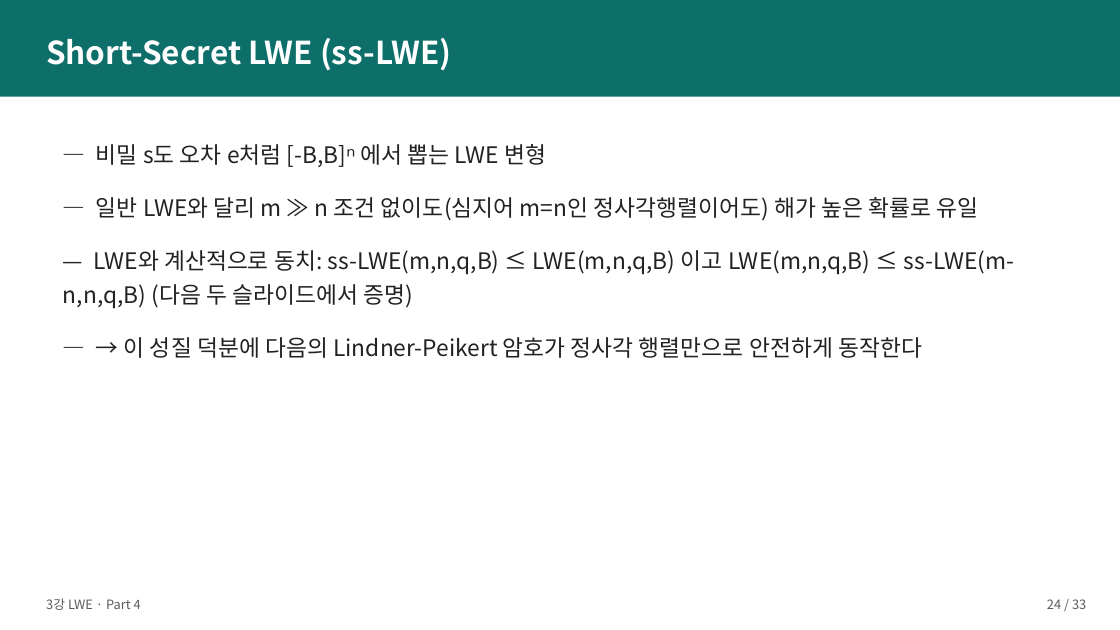
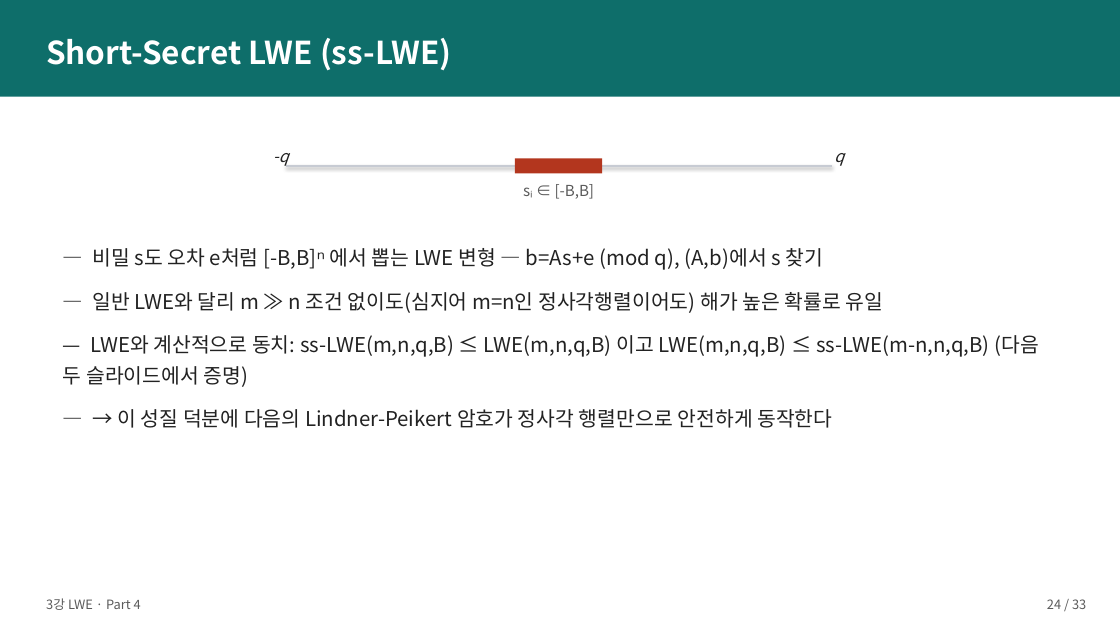
Before and after one commit to giyuubin/PQC, a slide deck: slide 24 of presentation/2강3강_발표자료_초안.pptx. Drawn at 1120x630 pixels with LibreOffice and Linux fonts; fonts in the diff are those of the drawing. Boxes give left, top, right and bottom in pixels: in the first picture for what was removed or moved away, otherwise in the second. Text is boxed around its words. In the diff, an @@ line names an element or a change of style, - is before the commit and + after.

```diff
--- a/presentation/2강3강_발표자료_초안.pptx
+++ b/presentation/2강3강_발표자료_초안.pptx
@@ text added at bbox=[273, 153, 289, 167], 14 pt, text #222222, italic @@
+-q
@@ line added from (286, 166) to (832, 166), #C7CBD3 1.5 pt @@
@@ rectangle added at bbox=[515, 159, 602, 174], fill #B3361E @@
@@ text added at bbox=[834, 153, 844, 166], 14 pt, text #222222, italic @@
+q
@@ text added at bbox=[555, 184, 595, 199], 13 pt, text #5A5A5A @@
+sᵢ ∈ [-B,B]
@@ text "— 비밀 s도 오차 e처럼 ...": place and size @@
-text "— 비밀 s도 오차 e처럼 ..." at bbox=[63, 144, 1015, 358]
+text "— 비밀 s도 오차 e처럼 ..." at bbox=[63, 248, 1039, 428]
@@ text at bbox=[93, 248, 824, 270]: text changed; size 19.5 to 17.5 pt @@
-— 비밀 s도 오차 e처럼 [-B,B]ⁿ 에서 뽑는 LWE 변형
+— 비밀 s도 오차 e처럼 [-B,B]ⁿ 에서 뽑는 LWE 변형 — b=As+e (mod q), (A,b)에서 s 찾기
@@ text at bbox=[63, 292, 1039, 428]: size 19.5 to 17.5 pt in "— 일반 LWE와 달리 m ≫ n ...", "— LWE와 계산적으로 동치: ss-LWE(m,n,q,B) ≤ LWE(m,n,q,B) ...", "— → 이 성질 덕분에 다음의 Lindner-Peikert ..."; less space between paragraphs @@
```
Also in this commit, not shown: 9 other slides changed.
